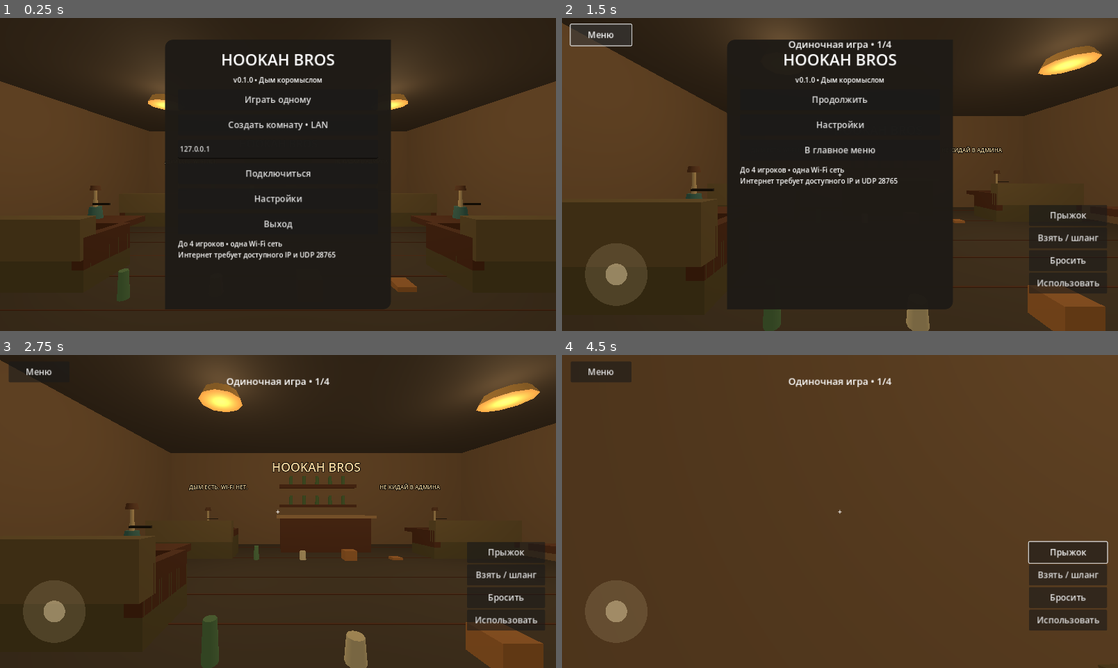
Above: before the commit, frames 1-4 (two rows, left to right).
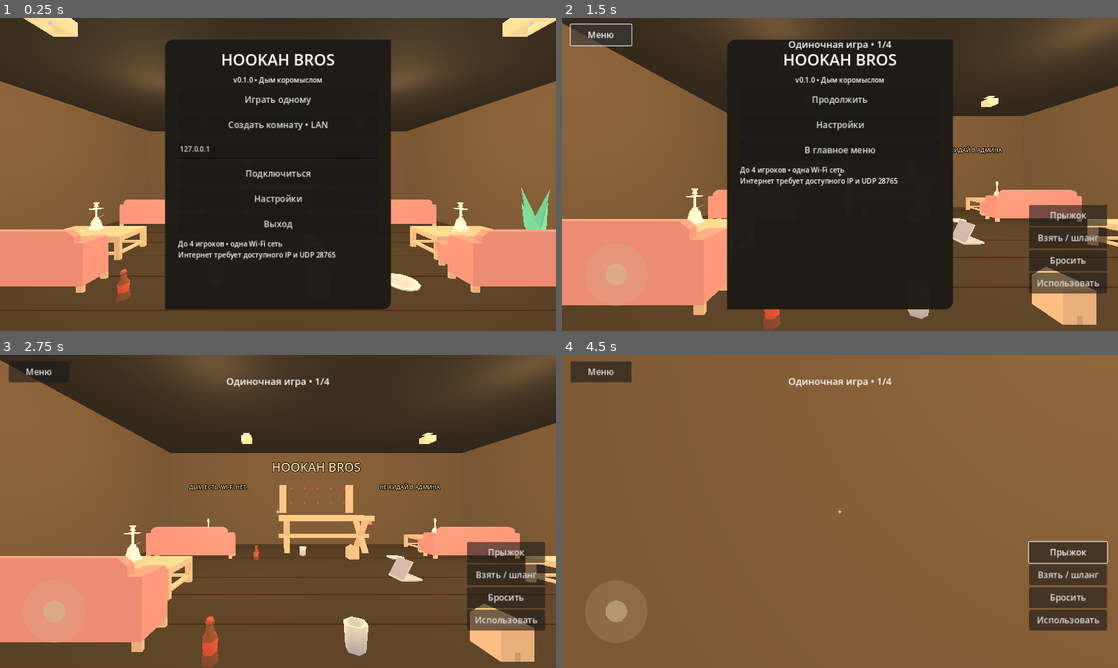
Above: after the commit, the same moments.

Repository: supportkadi-sudo/-
Game: Godot game, scene res://scenes/main.tscn
Two runs of this game, one before a commit and one after it. Both use one fixed random seed, a clock stepped at 60 frames per second and the inputs below.
Inputs (mouse positions are in pixels of both pictures, inside the frame that each line leads up to):
- Up to frame 1 (0.25 s): no input
- Up to frame 2 (1.5 s): click "Играть одному" at 0.5 s; click "Меню" at 1.25 s
- Up to frame 3 (2.75 s): click "Продолжить" at 2 s
- Up to frame 4 (4.5 s): click "Прыжок" at 2.75 s; move the mouse to (867, 511) at 3.52 s; hold W (move_forward) from 3.53 s (still down); tap F (use) at 3.6 s; tap Space (jump) at 3.77 s; move the mouse to (812, 511) at 4.27 s; tap E (interact) at 4.35 s

The runs differ from the first frame. In frame 1, 47% of the frame differs, in the area x 0-100%, y 0-100%; in frame 2, 46%; in frame 3, 72%; in frame 4, 95%.

Commit message:
Replace lounge blockout with free CC0 models

Diff:
--- a/scripts/world.gd
+++ b/scripts/world.gd
@@ -1,5 +1,18 @@
 extends Node3D
-# Procedural original geometry: no external assets or licensing dependencies.
+# The room uses small CC0 glTF/FBX props; collisions stay deliberately simple.
+const SOFA_LONG := preload("res://assets/models/loungeSofaLong.glb")
+const COFFEE_TABLE := preload("res://assets/models/tableCoffee.glb")
+const COUNTER := preload("res://assets/models/tableCrossCloth.glb")
+const OPEN_SHELF := preload("res://assets/models/bookcaseOpen.glb")
+const CEILING_LAMP := preload("res://assets/models/lampSquareCeiling.glb")
+const TRASH_CAN := preload("res://assets/models/trashcan.glb")
+const PLANT := preload("res://assets/models/pottedPlant.glb")
+const BOTTLE := preload("res://assets/models/soda-bottle.glb")
+const GLASS := preload("res://assets/models/glass.glb")
+const BOX_PROP := preload("res://assets/models/cardboardBoxClosed.glb")
+const ASHTRAY := preload("res://assets/models/plate-broken.glb")
+const PIZZA_BOX := preload("res://assets/models/pizza-box.glb")
+const HOOKAH_MODEL := preload("res://assets/models/hookah_shisha.fbx")
 var bubble: AudioStreamWAV
 var props: Array[RigidBody3D] = []
 var hookahs: Array[StaticBody3D] = []
@@ -30,6 +43,25 @@
         body.add_child(collider)
     return body
 
+func add_model(asset: PackedScene, parent: Node3D, center: Vector3, scale: Vector3 = Vector3.ONE, yaw: float = 0.0, local_center: Vector3 = Vector3.ZERO) -> Node3D:
+    var instance := asset.instantiate() as Node3D
+    instance.scale = scale
+    instance.rotation.y = yaw
+    instance.position = center - Basis(Vector3.UP, yaw) * (local_center * scale)
+    parent.add_child(instance)
+    return instance
+
+func static_collision(pos: Vector3, size: Vector3, parent: Node3D = self) -> StaticBody3D:
+    var body := StaticBody3D.new()
+    body.position = pos
+    parent.add_child(body)
+    var collider := CollisionShape3D.new()
+    var shape := BoxShape3D.new()
+    shape.size = size
+    collider.shape = shape
+    body.add_child(collider)
+    return body
+
 func cylinder(parent: Node3D, pos: Vector3, radius: float, height: float, color: Color) -> void:
     if DisplayServer.get_name() == "headless":
         return
@@ -69,9 +101,9 @@
         var sample := int(wave*envelope*3800.0)
         audio.encode_s16(i*2,sample)
     bubble.data=audio
-    var brown := Color(0.27, 0.17, 0.12)
-    var wall := Color(0.38, 0.31, 0.23)
-    box(Vector3(0,-0.2,0), Vector3(14,0.4,12), Color(0.22,0.20,0.17))
+    var brown := Color(0.31, 0.19, 0.12)
+    var wall := Color(0.47, 0.38, 0.28)
+    box(Vector3(0,-0.2,0), Vector3(14,0.4,12), Color(0.30,0.25,0.19))
     box(Vector3(0,2.2,-6), Vector3(14,4.4,0.3), wall)
     box(Vector3(0,2.2,6), Vector3(14,4.4,0.3), wall)
     for x in [-7,7]:
@@ -82,19 +114,20 @@
         box(Vector3(0,0.008,z),Vector3(13.6,0.008,0.025),brown,self,false)
     for x in [-4.7,4.7]:
         for z in [-3.4,1.0]:
-            box(Vector3(x,0.35,z),Vector3(2.8,0.7,1.1),Color(0.28,0.26,0.17))
-            box(Vector3(x,0.90,z+0.45),Vector3(2.8,0.7,0.3),Color(0.34,0.30,0.20))
-            for side in [-1,1]:
-                box(Vector3(x+side*1.3,0.65,z),Vector3(0.2,0.55,1.1),brown)
-            box(Vector3(x,0.78,z-1.25),Vector3(2.0,0.15,0.85),brown)
-            box(Vector3(x,0.37,z-1.25),Vector3(0.5,0.74,0.5),brown)
-            make_hookah(Vector3(x,0.87,z-1.25))
-    box(Vector3(0,0.65,-4.3),Vector3(3.4,1.3,0.9),brown)
-    box(Vector3(0,1.34,-4.3),Vector3(3.7,0.1,1.1),Color(0.48,0.39,0.27))
-    for y in [1.8,2.7]:
-        box(Vector3(0,y,-5.65),Vector3(3.5,0.13,0.45),brown)
+            # Kenney sofas face toward the room; invisible boxes preserve stable walking collisions.
+            add_model(SOFA_LONG,self,Vector3(x,0,z),Vector3(2.85,2.25,1.35),PI,Vector3(0.49,0,0))
+            static_collision(Vector3(x,0.56,z),Vector3(2.75,1.12,1.05))
+            add_model(COFFEE_TABLE,self,Vector3(x,0,z-1.25),Vector3(3.0,2.4,2.45),PI,Vector3(-0.13,0,-0.1))
+            static_collision(Vector3(x,0.28,z-1.25),Vector3(1.95,0.56,0.86))
+            make_hookah(Vector3(x,0.56,z-1.25))
+    add_model(COUNTER,self,Vector3(0,0,-4.3),Vector3(4.2,4.0,2.4),0.0,Vector3(0.425,0,-0.225))
+    static_collision(Vector3(0,0.68,-4.3),Vector3(3.5,1.36,0.95))
+    # One continuous low-poly shelf asset replaces the old pair of floating planks.
+    add_model(OPEN_SHELF,self,Vector3(0,2.15,-5.65),Vector3(8.75,1.5,1.4),0.0,Vector3(0.2,0.44,0.125))
+    static_collision(Vector3(0,2.15,-5.65),Vector3(3.5,1.35,0.35))
+    for y in [1.82,2.48]:
         for x in [-1.2,-0.6,0.0,0.6,1.2]:
-            cylinder(self,Vector3(x,y+0.27,-5.6),0.09,0.4,Color(0.24,0.35,0.22))
+            add_model(BOTTLE,self,Vector3(x,y,-5.42),Vector3(0.42,0.42,0.42))
     sign_at("HOOKAH BROS",Vector3(0,3.65,-5.8),64)
     sign_at("ДЫМ ЕСТЬ. WI-FI НЕТ.",Vector3(-4.6,2.7,-5.78),29)
     sign_at("НЕ КИДАЙ В АДМИНА",Vector3(4.4,2.7,-5.78),29)
@@ -103,23 +136,28 @@
     for x in [-3,0]:
         box(Vector3(x,2.2,5.78),Vector3(2.3,1.6,0.1),Color(0.18,0.25,0.28),self,false)
         box(Vector3(x,2.2,5.65),Vector3(0.08,1.65,0.08),brown,self,false)
-    cylinder(self,Vector3(5.9,0.35,4.8),0.35,0.7,Color(0.16,0.18,0.16))
-    box(Vector3(5.9,0.35,4.8),Vector3(0.65,0.7,0.65),Color(0.16,0.18,0.16))
+    # Real kit pieces add scale and color without adding expensive dynamic bodies.
+    add_model(TRASH_CAN,self,Vector3(5.9,0,4.8),Vector3(1.8,1.5,2.0))
+    static_collision(Vector3(5.9,0.35,4.8),Vector3(0.48,0.7,0.48))
+    add_model(PLANT,self,Vector3(-6.1,0,4.9),Vector3(3.0,3.0,3.0))
+    add_model(PLANT,self,Vector3(6.05,0,0.2),Vector3(2.6,2.6,2.6),PI * 0.5)
+    add_model(PIZZA_BOX,self,Vector3(1.0,0.08,-0.7),Vector3(0.48,0.48,0.48),0.12)
     var env := WorldEnvironment.new()
     env.environment = Environment.new()
     env.environment.background_mode = Environment.BG_COLOR
     env.environment.background_color = Color(0.15,0.12,0.09)
     env.environment.ambient_light_source = Environment.AMBIENT_SOURCE_COLOR
-    env.environment.ambient_light_color = Color(0.86,0.75,0.60)
-    env.environment.ambient_light_energy = 0.7
+    env.environment.ambient_light_color = Color(0.95,0.86,0.73)
+    env.environment.ambient_light_energy = 1.0
     add_child(env)
     for x in [-3,3]:
-        cylinder(self,Vector3(x,3.95,-0.5),0.45,0.18,Color(0.70,0.56,0.31))
+        for z in [-2.8,2.6]:
+            add_model(CEILING_LAMP,self,Vector3(x,3.84,z),Vector3(2.7,1.2,2.7))
         var light := OmniLight3D.new()
-        light.position = Vector3(x,3.65,-0.5)
+        light.position = Vector3(x,3.55,0.0)
         light.light_color = Color(1,0.82,0.58)
-        light.light_energy = 1.5
-        light.omni_range = 10
+        light.light_energy = 1.9
+        light.omni_range = 11
         light.shadow_enabled = false
         add_child(light)
     for i in range(8):
@@ -138,12 +176,17 @@
     prop.set_meta("prop_index",index)
     prop.set_meta("title",["Бутылка","Стакан","Коробка","Пепельница"][index%4])
     add_child(prop)
-    var sizes := [Vector3(0.18,0.45,0.18),Vector3(0.23,0.28,0.23),Vector3(0.38,0.32,0.38),Vector3(0.3,0.08,0.3)]
+    var sizes := [Vector3(0.18,0.45,0.18),Vector3(0.23,0.28,0.23),Vector3(0.34,0.45,0.34),Vector3(0.32,0.07,0.32)]
     var size: Vector3 = sizes[index%4]
-    if index%4 < 2:
-        cylinder(prop,Vector3.ZERO,size.x/2,size.y,Color(0.28,0.43,0.30) if index%4 == 0 else Color(0.65,0.64,0.53))
-    else:
-        box(Vector3.ZERO,size,Color(0.52,0.36,0.20),prop,false)
+    match index % 4:
+        0:
+            add_model(BOTTLE,prop,Vector3(0,-size.y*0.5,0),Vector3(1.0,0.78,1.15))
+        1:
+            add_model(GLASS,prop,Vector3.ZERO,Vector3(1.35,0.98,1.25))
+        2:
+            add_model(BOX_PROP,prop,Vector3(0,-size.y*0.5,0),Vector3(1.6,1.6,1.6))
+        _:
+            add_model(ASHTRAY,prop,Vector3.ZERO,Vector3(0.58,0.58,0.58))
     var c := CollisionShape3D.new()
     var shape := BoxShape3D.new()
     shape.size = size
@@ -156,10 +199,7 @@
     body.position = pos
     body.set_meta("hookah_index",hookahs.size())
     add_child(body)
-    cylinder(body,Vector3(0,0.15,0),0.16,0.3,Color(0.20,0.37,0.37))
-    cylinder(body,Vector3(0,0.5,0),0.045,0.5,Color(0.58,0.53,0.40))
-    cylinder(body,Vector3(0,0.78,0),0.12,0.12,Color(0.30,0.21,0.15))
-    box(Vector3(0.22,0.38,0.08),Vector3(0.42,0.045,0.045),Color(0.12,0.11,0.10),body,false)
+    add_model(HOOKAH_MODEL,body,Vector3(0,0,0),Vector3(0.8,0.8,0.8))
     var c := CollisionShape3D.new()
     var shape := BoxShape3D.new()
     shape.size = Vector3(0.42,0.95,0.4)
Not shown, added: assets/models/License-Food.txt
Not shown, added: assets/models/License-Furniture.txt
Binary file added: assets/models/Textures/colormap.png
Binary file added: assets/models/bookcaseOpen.glb
Binary file added: assets/models/cardboardBoxClosed.glb
Binary file added: assets/models/glass.glb
Binary file added: assets/models/hookah_shisha.fbx
Binary file added: assets/models/lampSquareCeiling.glb
Binary file added: assets/models/loungeSofaLong.glb
Binary file added: assets/models/pizza-box.glb
Binary file added: assets/models/plate-broken.glb
Binary file added: assets/models/pottedPlant.glb
(and 5 more such lines)
